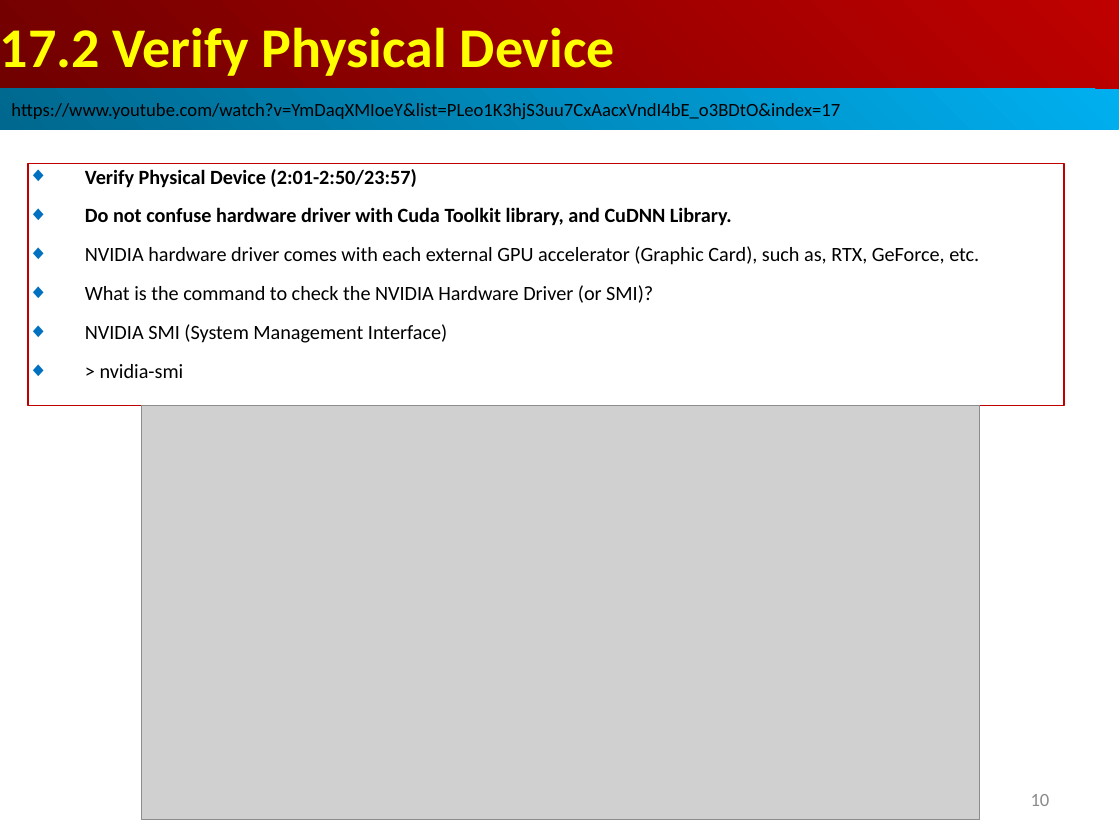
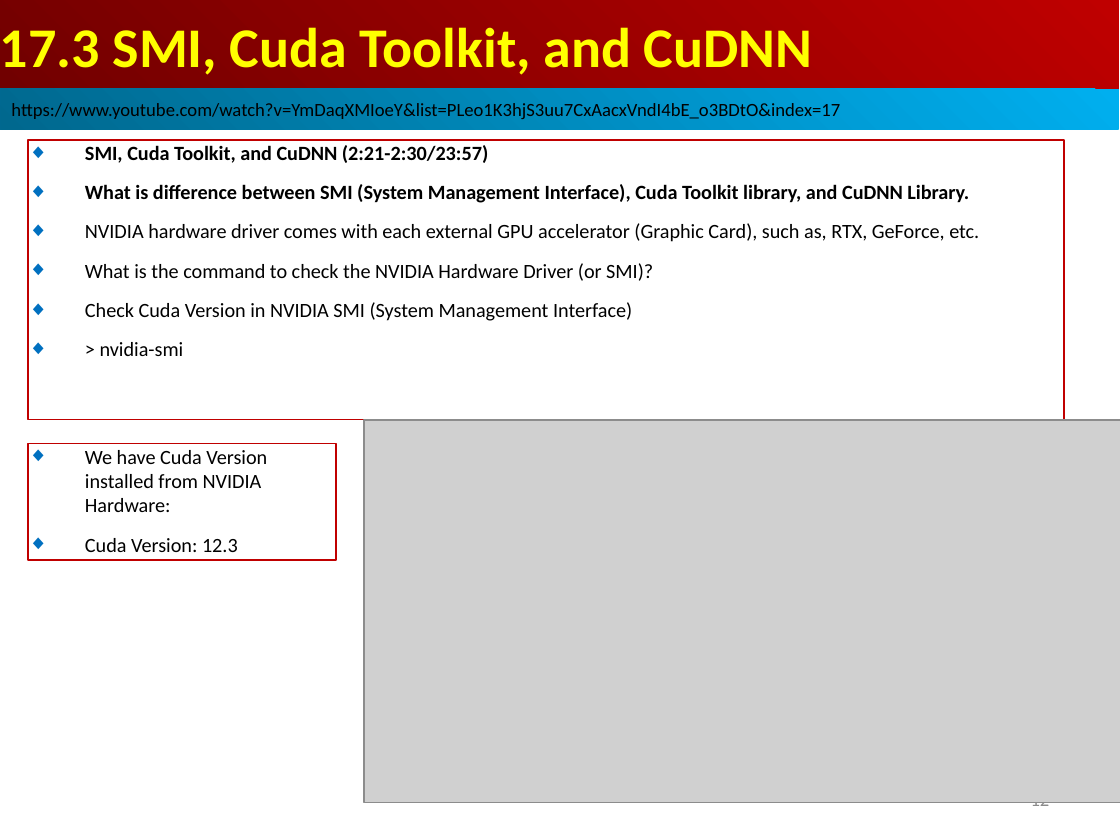
Before and after one commit to peterhchen/AIU_CS512_DL, a slide deck: slide 12 of 000_Lecture_Project/week07/01_Lecture/17_BM.ppt (slide 10 before the commit). Drawn at 1120x840 pixels with LibreOffice and Linux fonts; fonts in the diff are those of the drawing; grey boxes stand for pictures. Boxes give left, top, right and bottom in pixels: in the first picture for what was removed or moved away, otherwise in the second. Text is boxed around its words. In the diff, an @@ line names an element or a change of style, - is before the commit and + after.

```diff
--- a/000_Lecture_Project/week07/01_Lecture/17_BM.ppt
+++ b/000_Lecture_Project/week07/01_Lecture/17_BM.ppt
@@ text in rectangle at (0,27,813,75): text changed @@
-17.2 Verify Physical Device
+17.3 SMI, Cuda Toolkit, and CuDNN
@@ rectangle "SMI, Cuda Toolkit, and CuDNN ...": place and size @@
-rectangle "SMI, Cuda Toolkit, and CuDNN ..." at (28,164,1064,405)
+rectangle "SMI, Cuda Toolkit, and CuDNN ..." at (28,140,1064,420)
@@ text in rectangle at (85,145,969,203): text changed @@
-◆ Verify Physical Device (2:01-2:50/23:57)
-◆ Do not confuse hardware driver with Cuda Toolkit library, and CuDNN Library.
+◆ SMI, Cuda Toolkit, and CuDNN (2:21-2:30/23:57)
+◆ What is difference between SMI (System Management Interface), Cuda Toolkit library, and CuDNN Library.
@@ text in rectangle at (85,302,632,321): text changed @@
-◆ NVIDIA SMI (System Management Interface)
+◆ Check Cuda Version in NVIDIA SMI (System Management Interface)
@@ rectangle added at (28,444,336,560), outline #C00000 0.74 pt, 13 pt, text #000000 @@
+◆ We have Cuda Version installed from NVIDIA Hardware:
+◆ Cuda Version: 12.3
@@ picture: place and size @@
-picture at (141,405,980,820)
+picture at (364,420,1120,803)
@@ page number at (1031,802,1050,812): text changed @@
-10
+12
```
Also in this commit, not shown: 31 other slides changed, 4 slides added.
